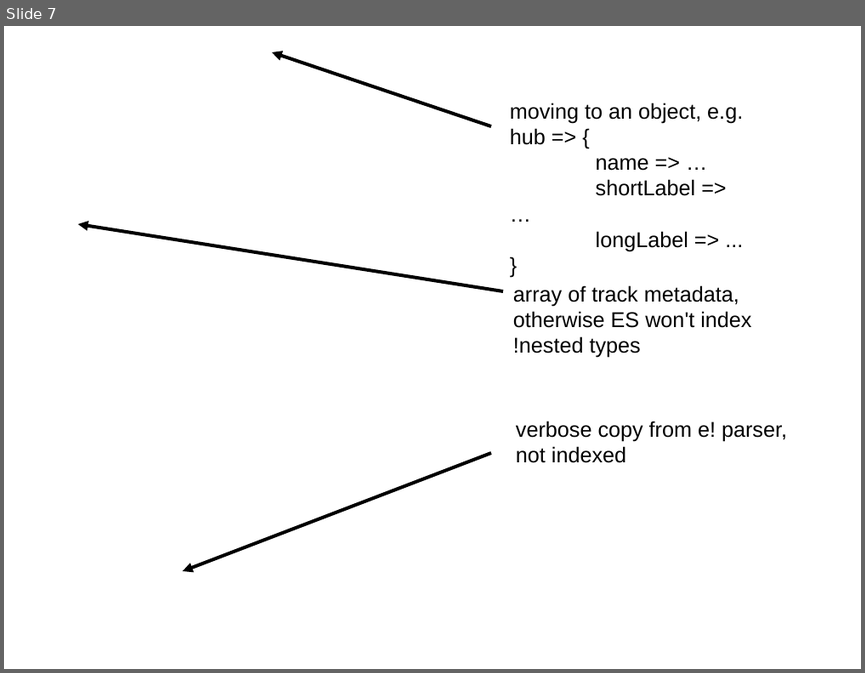
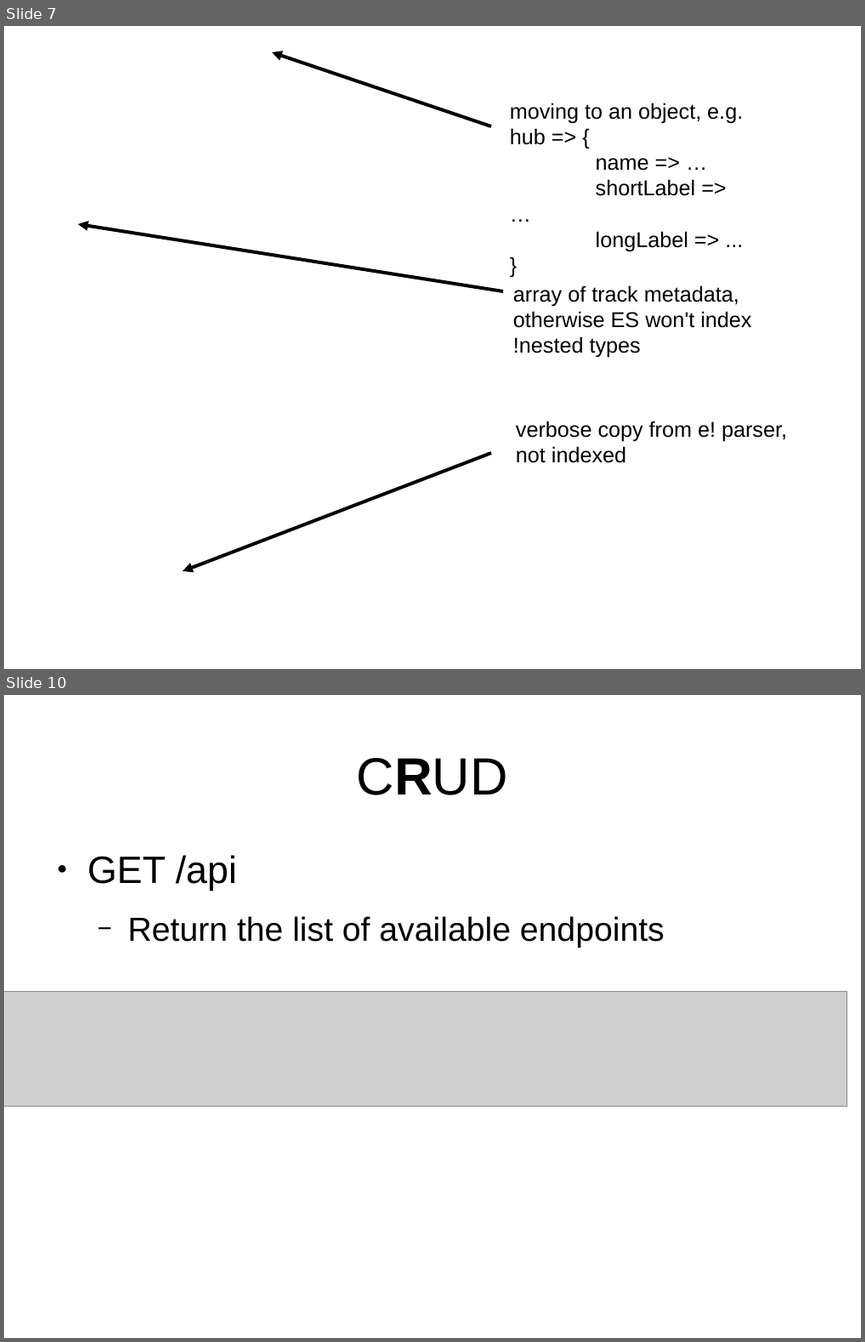
Before and after one commit to Ensembl/trackhub-registry, a slide deck: docs/code_review_07-05-15/talk.odp. Shown one above the other, each under a label of ours: slide 7 before the commit, slides 7 and 10 after it; the slides between them are not shown. The pictures are 865x673 and 865x1342 pixels, drawn with LibreOffice and Linux fonts; fonts in the diff are those of the drawing; grey boxes stand for pictures; background and template pictures are left out. Boxes give left, top, right and bottom in pixels: in the first picture for what was removed or moved away, otherwise in the second. Text is boxed around its words. In the diff, an @@ line names an element or a change of style, - is before the commit and + after.

```diff
--- a/docs/code_review_07-05-15/talk.odp
+++ b/docs/code_review_07-05-15/talk.odp
@@ slide 10 added at (x1=4, y1=695, x2=861, y2=1338), background #FFFFFF @@
@@ title added at (x1=357, y1=758, x2=508, y2=795), 44 pt, text #000000 @@
+CRUD
@@ text added at (x1=87, y1=855, x2=664, y2=947), 28 pt, text #000000 @@
+● GET /api
+  − Return the list of available endpoints
@@ picture added at (x1=4, y1=992, x2=847, y2=1106) @@
```
Also in this commit, not shown: 1 slide changed, 3 other slides added, 1 other file.
